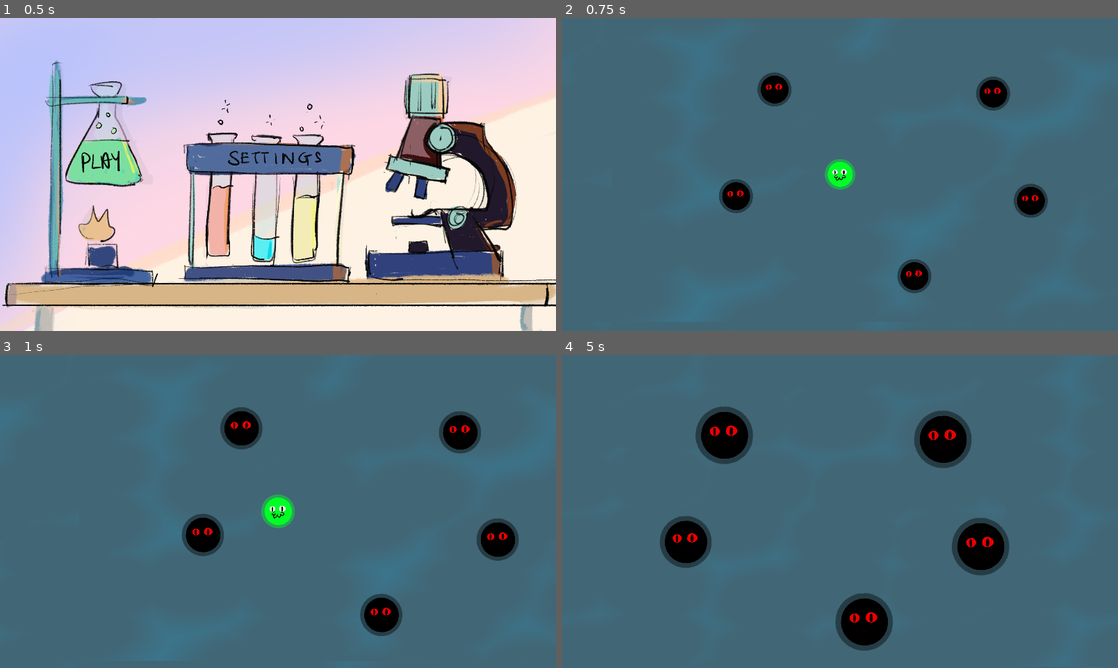
Above: before the commit, frames 1-4 (two rows, left to right).
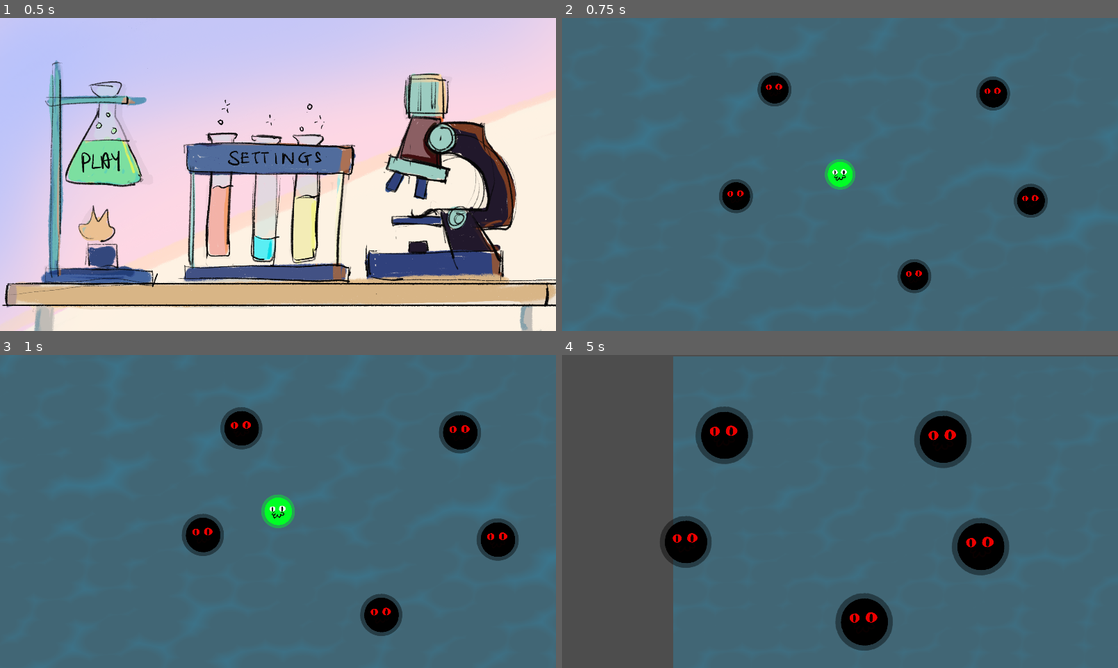
Above: after the commit, the same moments.

Repository: QuantumForgeGames/cellular-conquest
Game: Godot game, scene res://scenes/menus/main_menu.tscn
Same seed, same stepped clock (60 frames per second), same inputs: the game is played once before the commit and once after it.
Inputs (mouse positions are in pixels of both pictures, inside the frame that each line leads up to):
- Up to frame 1 (0.5 s): no input
- Up to frame 2 (0.75 s): click (667, 161) at 0.5 s
- Up to frame 3 (1 s): no input
- Up to frame 4 (5 s): move the mouse to (962, 495) at 1.27 s; tap W (dash) at 1.35, 2.85, 4.35 s; move the mouse to (728, 527) at 2.02 s; tap Q (shoot) at 2.1, 3.6 s; move the mouse to (895, 442) at 2.77 s; move the mouse to (812, 574) at 3.52 s; move the mouse to (1006, 558) at 4.27 s

Frame 1 is identical in both runs. In frame 4, 20% of the frame differs, in the area x 0-100%, y 0-100%.
Error after the commit: Invalid access to property or key 'global_position' on a base object of type 'previously freed'. (res://scripts/entities/water_effect.gd:10)

Commit message:
fixed issue with water effect
parallax background 'mirrored' effect doesn't use updated world coordinates.
fix has background follow player and uses MODEL_MATRIX instead of CANVAS_MATRIX
within shader to create static infinite background effect

Diff:
--- a/assets/gradients/water_effect_color_ramp.tres
+++ b/assets/gradients/water_effect_color_ramp.tres
@@ -1,7 +1,7 @@
 [gd_resource type="GradientTexture1D" load_steps=2 format=3 uid="uid://dv2unbnfjqv3r"]
 
 [sub_resource type="Gradient" id="Gradient_ydgp0"]
-offsets = PackedFloat32Array(0.506061, 0.99697)
+offsets = PackedFloat32Array(0.506061, 1)
 colors = PackedColorArray(0.231373, 0.462745, 0.54902, 0.639216, 0.231373, 0.462745, 0.54902, 1)
 
 [resource]
--- a/assets/shaders/water_effect.gdshader
+++ b/assets/shaders/water_effect.gdshader
@@ -4,12 +4,13 @@
 varying vec2 world_position;
 
 void vertex() {
-    world_position = (CANVAS_MATRIX * vec4(VERTEX, 1.0, 1.0)).xy;
+    world_position = (MODEL_MATRIX * vec4(VERTEX, 1.0, 1.0)).xy;
 }
 
 vec2 random(vec2 uv) {
 	return vec2(fract(sin(dot(uv.xy,
-		vec2(12.9898,78.233))) * 43758.5453123)) * clamp(0.75+((sin(TIME) +0.0) /4.0f), 0.5, 1.0);
+		vec2(12.9898,78.233))) * 43758.5453123)) * clamp(0.75+((sin(TIME)) /4.0f), 0.5, 1.0);
+        //vec2(12.9898,78.233))) * 43758.5453123));
 }
 
 float worley(vec2 uv, float columns, float rows) {
--- /dev/null
+++ b/scripts/entities/water_effect.gd
@@ -0,0 +1,10 @@
+
+
+extends Sprite2D
+
+
+@export var _Player :CharacterBody2D
+
+func _process (delta :float) -> void:
+
+    global_position = _Player.global_position
--- a/scripts/levels/world.tscn
+++ b/scripts/levels/world.tscn
@@ -1,8 +1,9 @@
-[gd_scene load_steps=7 format=3 uid="uid://7pc3dynyj3ax"]
+[gd_scene load_steps=8 format=3 uid="uid://7pc3dynyj3ax"]
 
 [ext_resource type="Shader" path="res://assets/shaders/water_effect.gdshader" id="1_otd8x"]
 [ext_resource type="PackedScene" uid="uid://dgaq2412shtkp" path="res://scenes/entities/player.tscn" id="1_ypafy"]
 [ext_resource type="Texture2D" uid="uid://dv2unbnfjqv3r" path="res://assets/gradients/water_effect_color_ramp.tres" id="2_tbaoy"]
+[ext_resource type="Script" path="res://scripts/entities/water_effect.gd" id="3_d1dyl"]
 [ext_resource type="PackedScene" uid="uid://c6wl8krh5vc0f" path="res://scenes/entities/enemy.tscn" id="3_uxm3w"]
 
 [sub_resource type="ShaderMaterial" id="ShaderMaterial_civoq"]
@@ -14,16 +15,11 @@
 
 [node name="Main" type="Node"]
 
-[node name="ParallaxBackground" type="ParallaxBackground" parent="."]
-offset = Vector2(960, 540)
-transform = Transform2D(1, 0, 0, 1, 960, 540)
-
-[node name="ParallaxLayer" type="ParallaxLayer" parent="ParallaxBackground"]
-motion_mirroring = Vector2(1920, 1080)
-
-[node name="Sprite2D" type="Sprite2D" parent="ParallaxBackground/ParallaxLayer"]
+[node name="BackgroundWaterEffect" type="Sprite2D" parent="." node_paths=PackedStringArray("_Player")]
 material = SubResource("ShaderMaterial_civoq")
 texture = SubResource("PlaceholderTexture2D_gclqv")
+script = ExtResource("3_d1dyl")
+_Player = NodePath("../Player")
 
 [node name="Enemy" parent="." instance=ExtResource("3_uxm3w")]
 position = Vector2(1315, 292)
